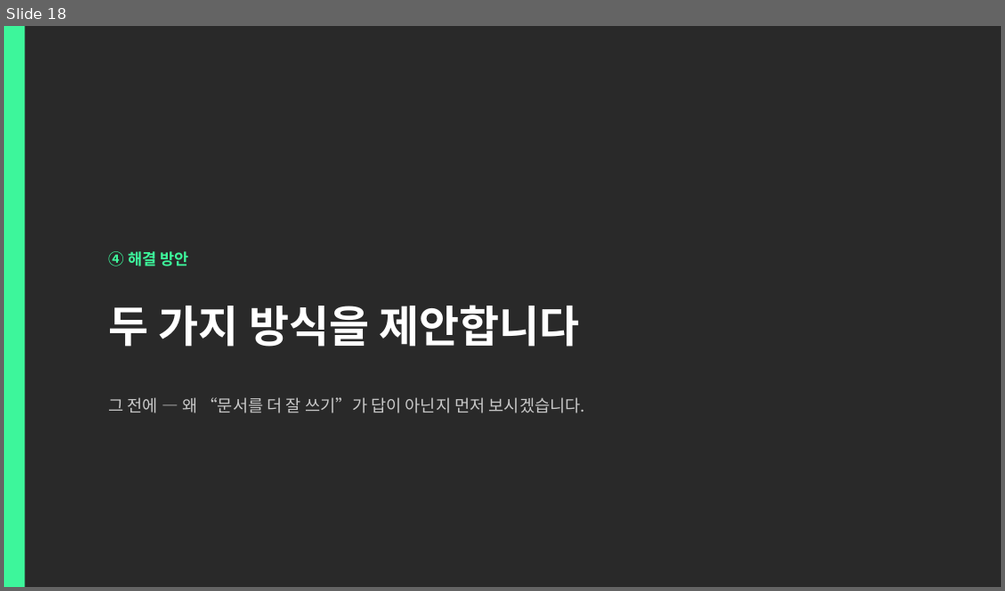
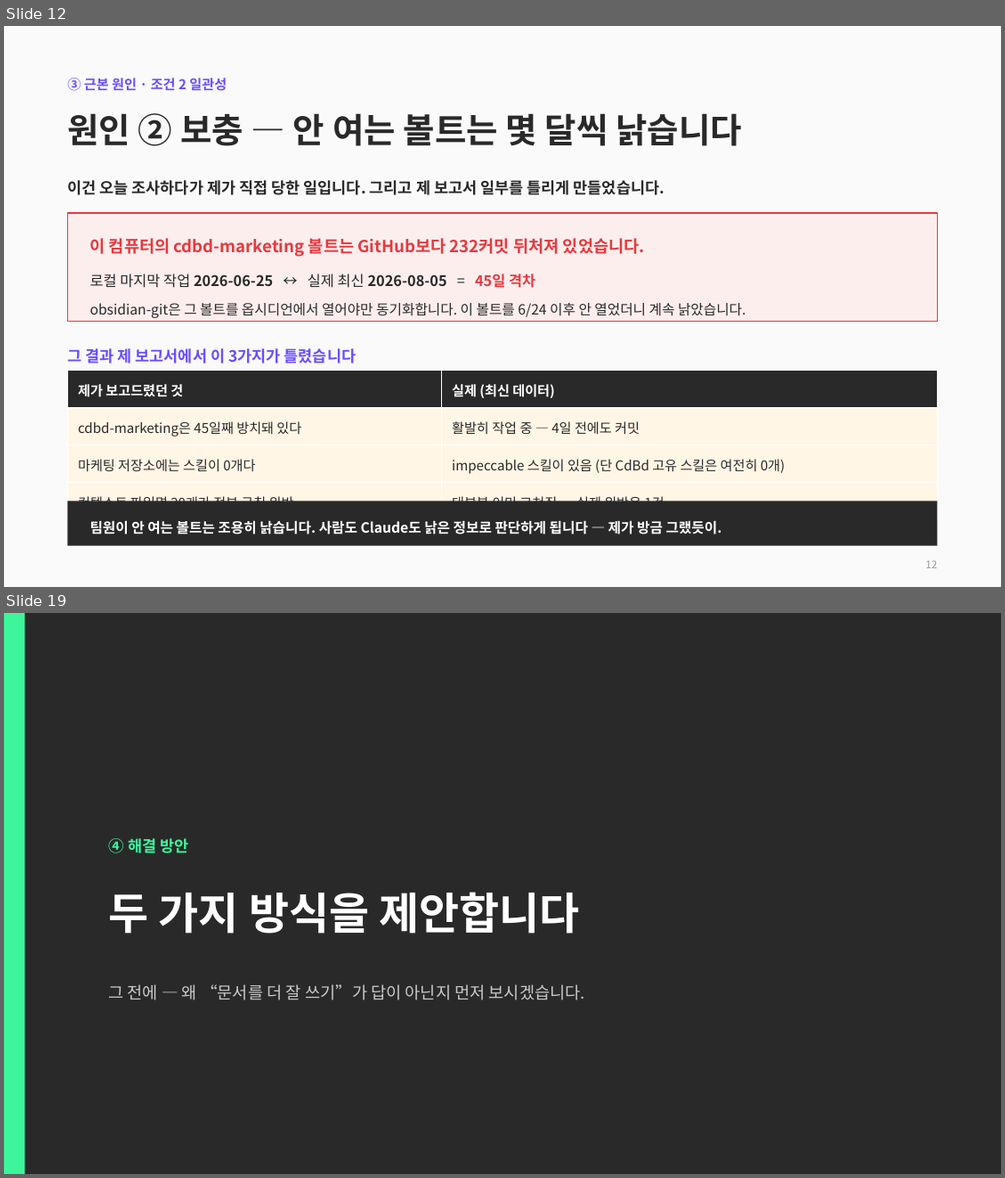
Before and after one commit to CdBd-in/design, a slide deck: CdBd 문서 체계 진단 및 개편 제안.pptx. Shown one above the other, each under a label of ours: slide 18 before the commit, slides 12 and 19 after it; the slides between them are not shown. The pictures are 1005x591 and 1005x1178 pixels, drawn with LibreOffice and Linux fonts; fonts in the diff are those of the drawing. Boxes give left, top, right and bottom in pixels: in the first picture for what was removed or moved away, otherwise in the second. Text is boxed around its words. In the diff, an @@ line names an element or a change of style, - is before the commit and + after.

```diff
--- a/CdBd 문서 체계 진단 및 개편 제안.pptx
+++ b/CdBd 문서 체계 진단 및 개편 제안.pptx
@@ slide 12 added at bbox=[4, 26, 1001, 587], background #FFFFFF @@
@@ rectangle added at bbox=[4, 26, 1001, 587], fill #FAFAFA @@
@@ text added at bbox=[67, 78, 226, 91], 13 pt, text #6C4CFF, bold @@
+③ 근본 원인 · 조건 2 일관성
@@ text added at bbox=[67, 113, 742, 146], 33 pt, text #292929, bold @@
+원인 ② 보충 — 안 여는 볼트는 몇 달씩 낡습니다
@@ text added at bbox=[67, 180, 664, 195], 15 pt, text #292929, bold @@
+이건 오늘 조사하다가 제가 직접 당한 일입니다. 그리고 제 보고서 일부를 틀리게 만들었습니다.
@@ rectangle added at bbox=[67, 213, 938, 321], fill #FDEEEE, outline #E53A40 1.2 pt @@
@@ text added at bbox=[90, 238, 746, 318], 13.5 pt, text #292929 @@
+이 컴퓨터의 cdbd-marketing 볼트는 GitHub보다 232커밋 뒤처져 있었습니다.
+로컬 마지막 작업 2026-06-25 ↔ 실제 최신 2026-08-05 = 45일 격차
+obsidian-git은 그 볼트를 옵시디언에서 열어야만 동기화합니다. 이 볼트를 6/24 이후 안 열었더니 계속 낡았습니다.
@@ text added at bbox=[67, 348, 356, 363], 15 pt, text #6C4CFF, bold @@
+그 결과 제 보고서에서 이 3가지가 틀렸습니다
@@ table added at bbox=[67, 370, 938, 520], 4 rows, 2 columns @@
+제가 보고드렸던 것 | 실제 (최신 데이터)
+cdbd-marketing은 45일째 방치돼 있다 | 활발히 작업 중 — 4일 전에도 커밋
+마케팅 저장소에는 스킬이 0개다 | impeccable 스킬이 있음 (단 CdBd 고유 스킬은 여전히 0개)
+컨텍스트 파일명 20개가 전부 규칙 위반 | 대부분 이미 고쳐짐 — 실제 위반은 1건
@@ rectangle added at bbox=[67, 501, 938, 546], fill #292929 @@
@@ text added at bbox=[90, 520, 722, 534], 13.5 pt, text #FFFFFF, bold @@
+팀원이 안 여는 볼트는 조용히 낡습니다. 사람도 Claude도 낡은 정보로 판단하게 됩니다 — 제가 방금 그랬듯이.
@@ text added at bbox=[925, 560, 937, 568], 10 pt, text #9A9A9A @@
+12
@@ what was slide 18 is now slide 19 @@
```
Also in this commit, not shown: 18 slides changed, 1 other file.
